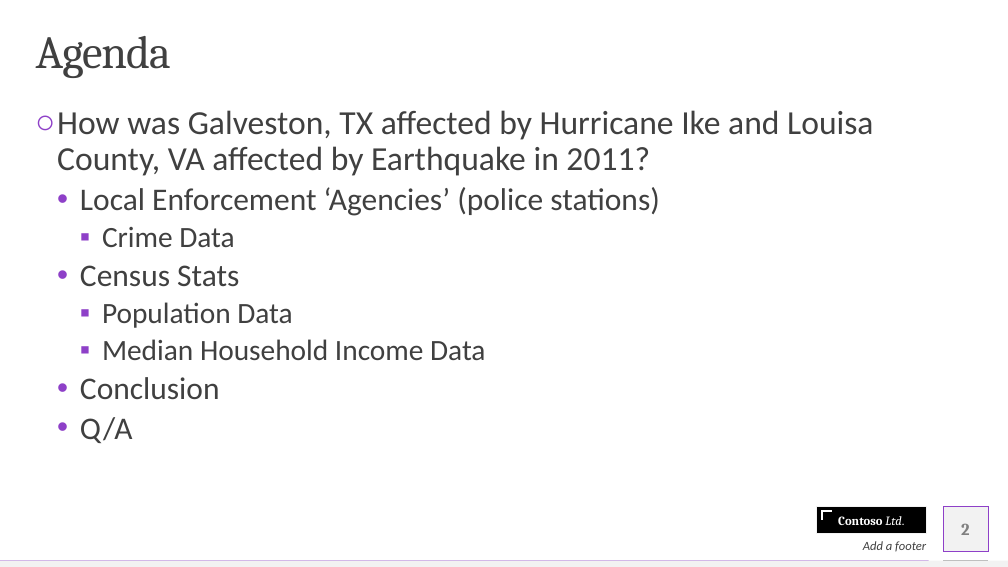
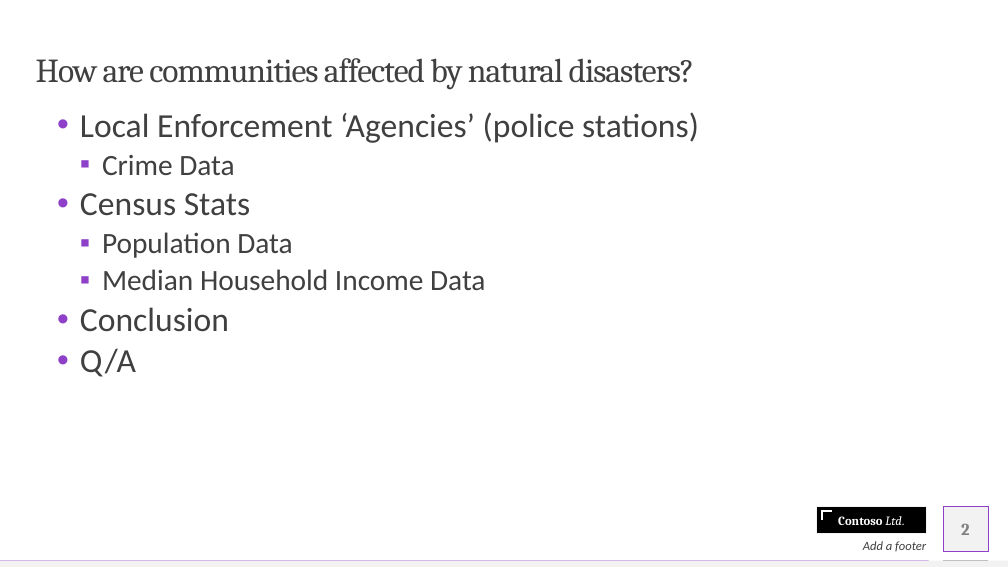
Before and after one commit to olegmrnv/crime_correlations, a slide deck: slide 2 of reports/Crime Analysis .pptx. Drawn at 1008x567 pixels with LibreOffice and Linux fonts; fonts in the diff are those of the drawing. Boxes give left, top, right and bottom in pixels: in the first picture for what was removed or moved away, otherwise in the second. Text is boxed around its words. In the diff, an @@ line names an element or a change of style, - is before the commit and + after.

```diff
--- a/reports/Crime Analysis .pptx
+++ b/reports/Crime Analysis .pptx
@@ title at bbox=[36, 58, 695, 90]: text changed; size 44 to 32 pt @@
-Agenda
+How are communities affected by natural disasters?
@@ text at bbox=[57, 110, 873, 176]: paragraph removed @@
-○ How was Galveston, TX affected by Hurricane Ike and Louisa County, VA affected by Earthquake in 2011?
@@ text at bbox=[80, 112, 699, 377]: size 30 to 32 pt in "Local Enforcement ‘Agencies’ (police stations)", "Census Stats", "Conclusion", "Q/A" @@
```
Also in this commit, not shown: 4 other slides changed, 5 slides added, 2 slides removed, 7 other files.
